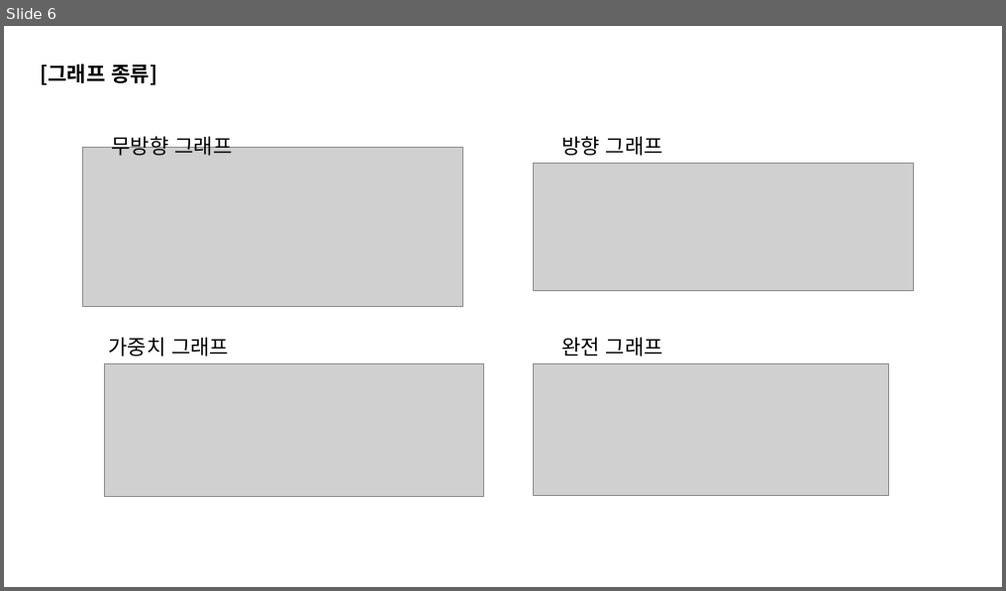
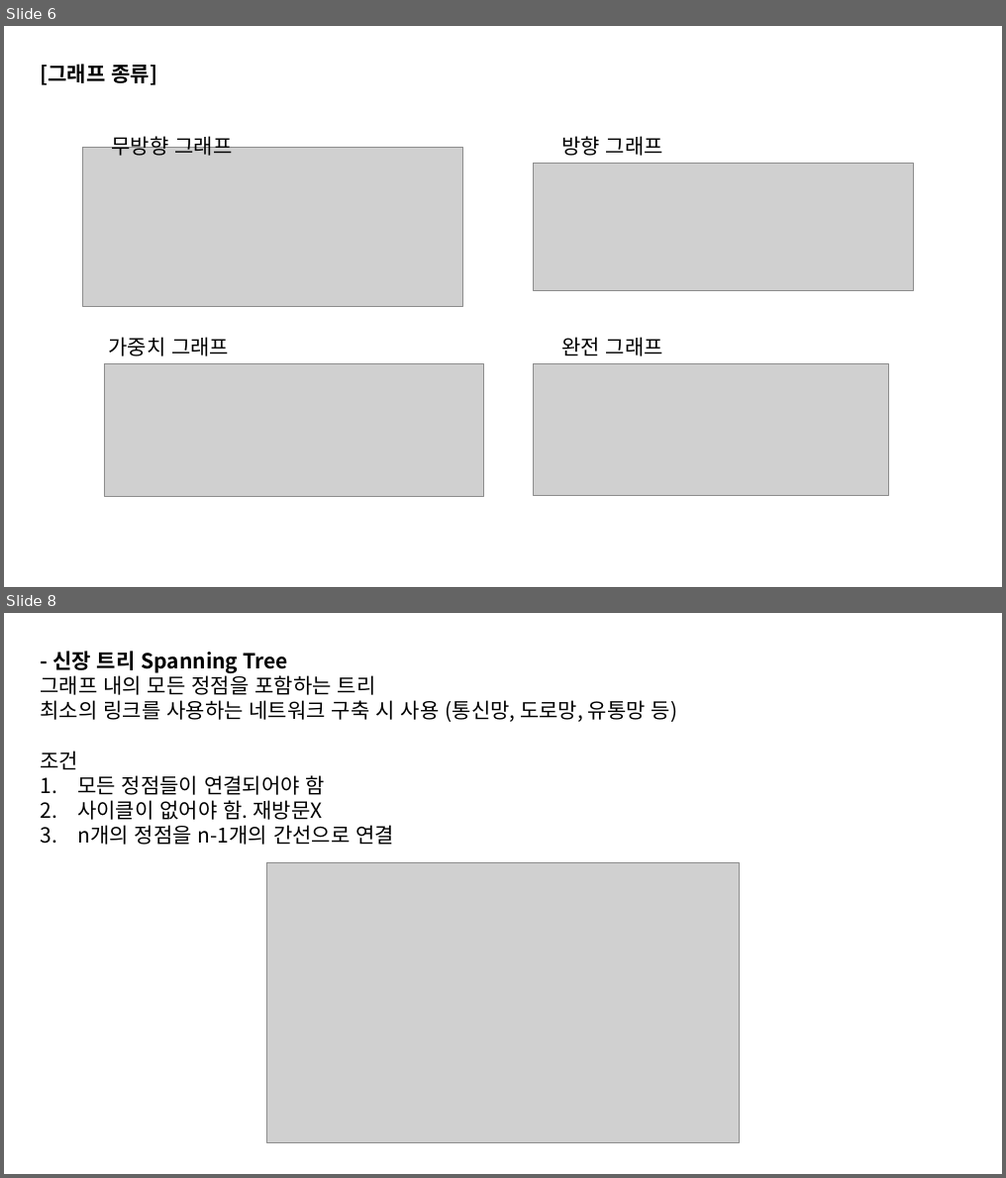
Before and after one commit to 2018007956/Coding-Test-Study, a slide deck: week5/graph&DFS,BFS.pptx. Shown one above the other, each under a label of ours: slide 6 before the commit, slides 6 and 8 after it; the slides between them are not shown. The pictures are 1006x591 and 1006x1178 pixels, drawn with LibreOffice and Linux fonts; fonts in the diff are those of the drawing; grey boxes stand for pictures. Boxes give left, top, right and bottom in pixels: in the first picture for what was removed or moved away, otherwise in the second. Text is boxed around its words. In the diff, an @@ line names an element or a change of style, - is before the commit and + after.

```diff
--- a/week5/graph&DFS,BFS.pptx
+++ b/week5/graph&DFS,BFS.pptx
@@ slide 8 added at bbox=[4, 613, 1002, 1174], background #FFFFFF @@
@@ text added at bbox=[41, 651, 678, 845], 20 pt, text #000000 @@
+- 신장 트리 Spanning Tree
+그래프 내의 모든 정점을 포함하는 트리
+최소의 링크를 사용하는 네트워크 구축 시 사용 (통신망, 도로망, 유통망 등)
+조건
+1. 모든 정점들이 연결되어야 함
+2. 사이클이 없어야 함. 재방문X
+3. n개의 정점을 n-1개의 간선으로 연결
@@ picture added at bbox=[266, 862, 740, 1143] @@
```
Also in this commit, not shown: 3 slides changed, 4 other slides added, 5 other files.
